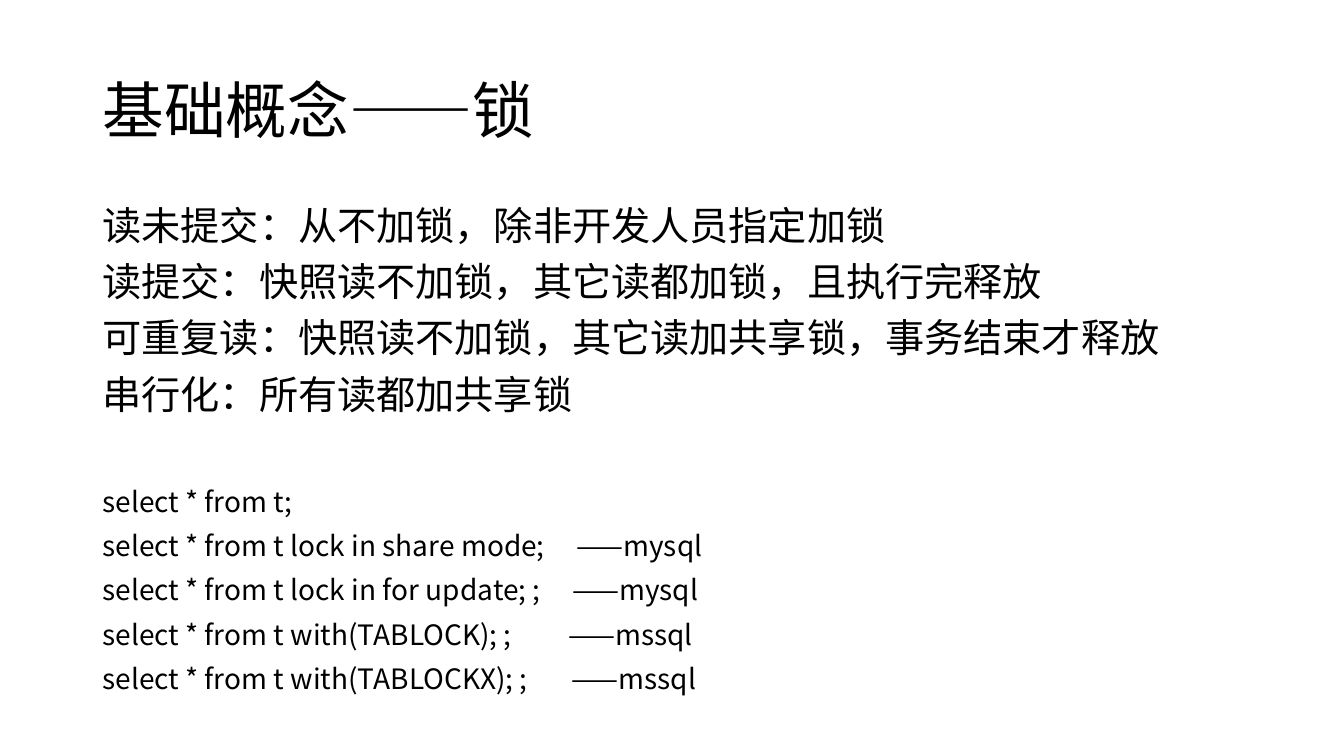
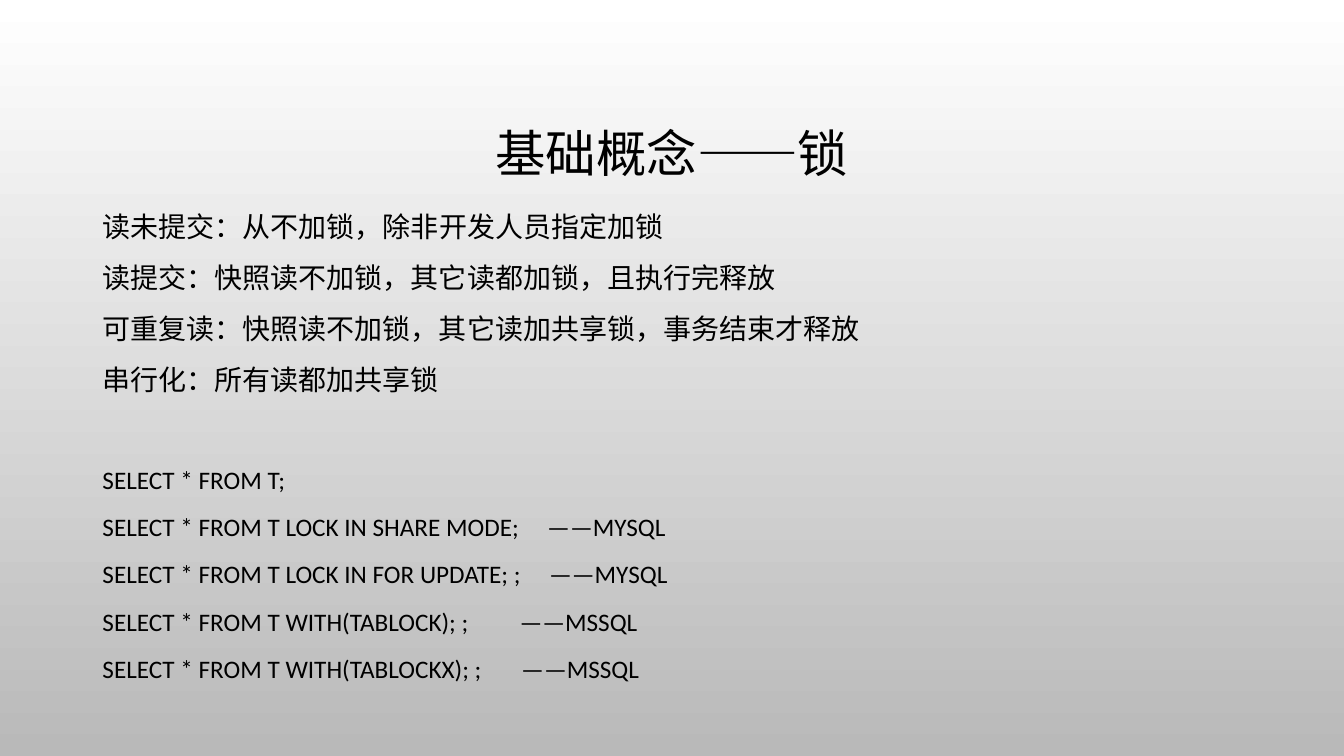
Before and after one commit to jaspone/notes, a slide deck: slide 15 of mysql分享.pptx (slide 14 before the commit). Drawn at 1344x756 pixels with LibreOffice and Linux fonts; fonts in the diff are those of the drawing; background and template pictures are left out. Boxes give left, top, right and bottom in pixels: in the first picture for what was removed or moved away, otherwise in the second. Text is boxed around its words. In the diff, an @@ line names an element or a change of style, - is before the commit and + after.

```diff
--- a/mysql分享.pptx
+++ b/mysql分享.pptx
@@ background #FFFFFF to picture (left out) @@
@@ title "基础概念——锁": place and size @@
-title "基础概念——锁" at bbox=[102, 80, 534, 138]
+title "基础概念——锁" at bbox=[496, 129, 849, 176]
@@ title "基础概念——锁" at bbox=[496, 129, 849, 176]: size 44 to 36 pt, font Noto Sans CJK SC to Calibri; alignment left to centre @@
@@ text at bbox=[102, 213, 859, 393]: size 28 to 20 pt, font Noto Sans CJK SC to Calibri in "读未提交：从不加锁，除非开发人员指定加锁", "读提交：快照读不加锁，其它读都加锁，且执行完释放", "可重复读：快照读不加锁，其它读加共享锁，事务结束才释放", "串行化：所有读都加共享锁"; line spacing 0.9 to 1.1 @@
@@ text at bbox=[102, 472, 667, 682]: text changed; size 20 to 18 pt; font Noto Sans CJK SC to Calibri @@
-select * from t;
-select * from t lock in share mode; ——mysql
-select * from t lock in for update; ; ——mysql
-select * from t with(TABLOCK); ; ——mssql
-select * from t with(TABLOCKX); ; ——mssql
+SELECT * FROM T;
+SELECT * FROM T LOCK IN SHARE MODE; ——MYSQL
+SELECT * FROM T LOCK IN FOR UPDATE; ; ——MYSQL
+SELECT * FROM T WITH(TABLOCK); ; ——MSSQL
+SELECT * FROM T WITH(TABLOCKX); ; ——MSSQL
```
Also in this commit, not shown: 39 other slides changed, 1 slide added.
